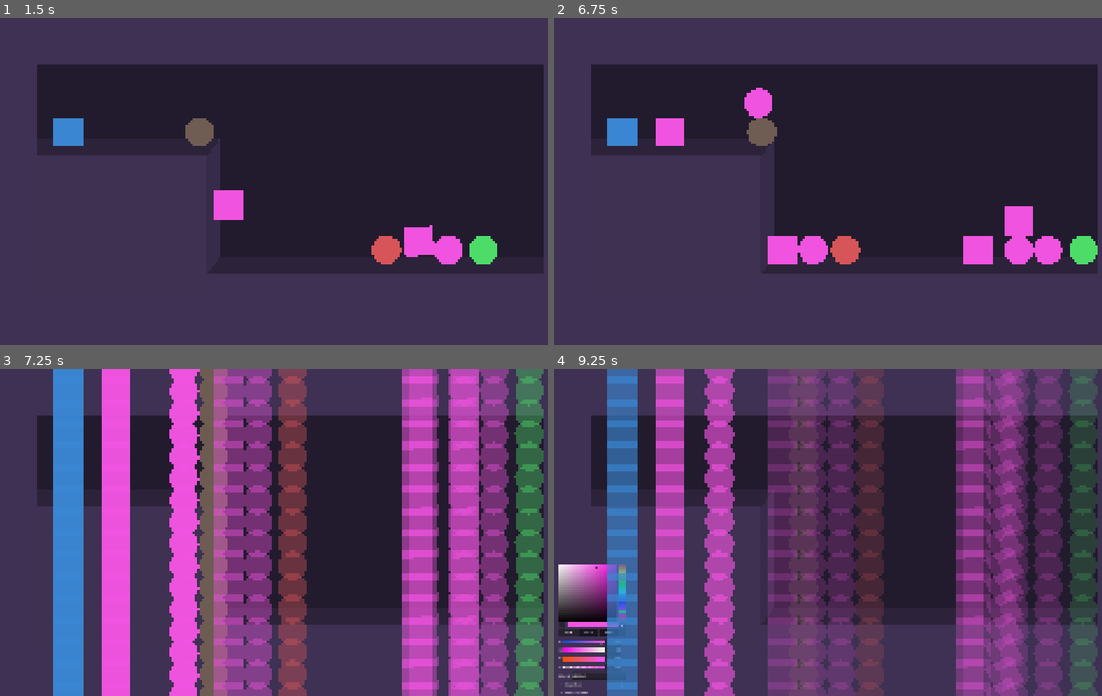
Above: before the commit, frames 1-4 (two rows, left to right).
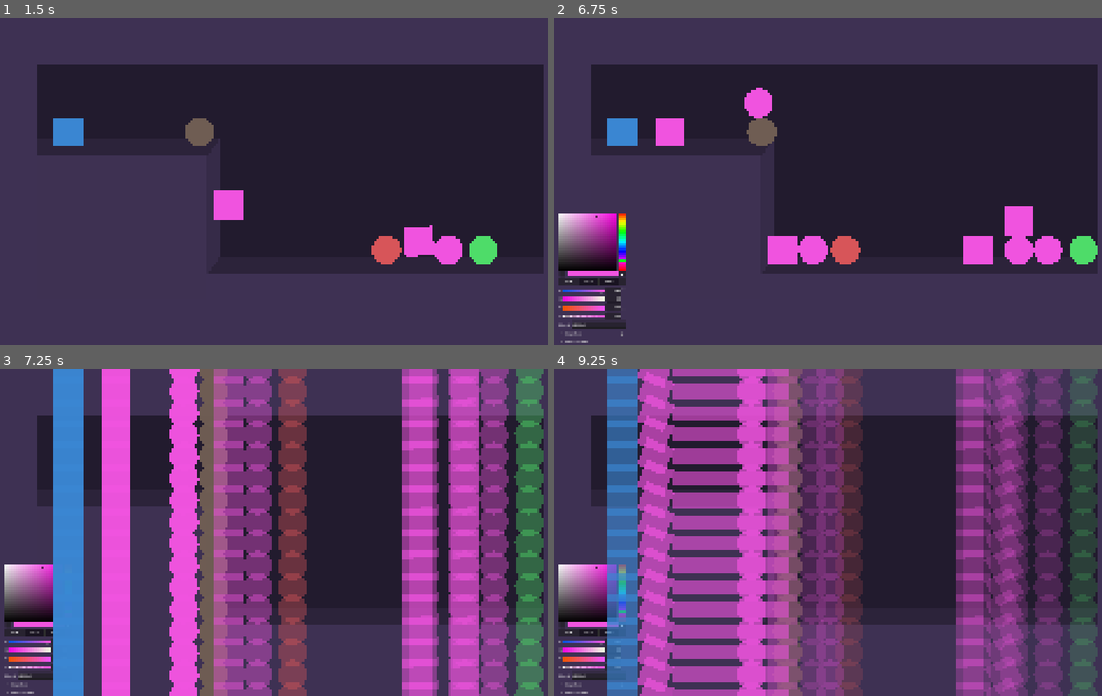
Above: after the commit, the same moments.

Repository: Z53-INCOMING/circular-present
Game: Godot game, scene res://world.tscn
The game is run twice, just before and just after one commit, with the same random seed, the same clock (stepped at 60 frames per second) and the same inputs.
Inputs (mouse positions are in pixels of both pictures, inside the frame that each line leads up to):
- Up to frame 1 (1.5 s): tap Enter (ui_accept) at 0.5, 0.77 s; move the mouse to (416, 165) at 0.52 s; hold Up (ui_up) 0.53-1.28 s; tap 2 (add_circle) at 0.6 s; click (416, 165) at 0.67 s; tap 3 (add_square) at 0.8, 1.35 s; move the mouse to (175, 197) at 1.27 s; hold Down (ui_down) from 1.28 s (still down); click (175, 197) at 1.42 s
- Up to frame 2 (6.75 s): tap Enter (ui_accept) at 1.52, 3.02, 3.77, 4.52, 5.75, 6.02 s; tap Mouse wheel down (scroll down) at 1.55, 2.1, 4.55, 5.1 s; move the mouse to (904, 109) at 2.02 s; release Down (ui_down) at 2.03 s; hold Up (ui_up) 2.03-3.53 s; click (904, 109) at 2.17 s; tap Mouse wheel up (scroll up) at 2.3, 2.85, 5.3, 5.85 s; move the mouse to (817, 246) at 2.77 s; click (817, 246) at 2.92 s; tap 2 (add_circle) at 3.05, 3.6, 6.05 s; move the mouse to (1019, 230) at 3.52 s; hold Down (ui_down) 3.53-5.78 s; click (1019, 230) at 3.67 s; tap 3 (add_square) at 3.8, 4.35 s; move the mouse to (669, 132) at 4.27 s; click (669, 132) at 4.42 s; move the mouse to (871, 181) at 5.02 s; click (871, 181) at 5.17 s; move the mouse to (756, 99) at 5.77 s; hold Up (ui_up) from 5.78 s (still down); click (756, 99) at 5.92 s; move the mouse to (970, 165) at 6.52 s; tap 0 (toggle_color_picker, bound only after the commit) at 6.6 s; click (970, 165) at 6.67 s
- Up to frame 3 (7.25 s): keep holding Up (ui_up); tap Enter (ui_accept) at 6.77 s; tap 3 (add_square) at 6.8 s
- Up to frame 4 (9.25 s): move the mouse to (729, 548) at 7.27 s; tap 4 (toggle_color_picker, bound only before the commit) at 7.35 s; click (729, 548) at 7.42 s; tap Enter (ui_accept) at 7.52, 9.02 s; tap Mouse wheel down (scroll down) at 7.55 s; move the mouse to (904, 460) at 8.02 s; release Up (ui_up) at 8.03 s; hold Down (ui_down) from 8.03 s (still down); tap 1 (toggle_sharp_fade) at 8.1 s; click (904, 460) at 8.17 s; tap Mouse wheel up (scroll up) at 8.3 s; move the mouse to (817, 597) at 8.77 s; tap Backspace at 8.85 s; click (817, 597) at 8.92 s; tap 2 (add_circle) at 9.05 s

Frame 1 is identical in both runs. In frame 2, 3.3% of the frame differs, in the area x 0-14%, y 59-100%; in frame 3, 2.3%; in frame 4, 28%, in the area x 15-61%, y 0-100%.

Commit message:
add pillar

Diff:
--- a/circular_present_object.gd
+++ b/circular_present_object.gd
@@ -2,6 +2,9 @@
 
 @onready var circular_object_scene := preload("res://circle.tscn")
 @onready var circular_visual_scene := preload("res://circle_visual.tscn")
+
+@onready var pillar_visual_scene := preload("res://pillar_visual.tscn")
+@onready var pillar_object_scene := preload("res://pillar.tscn")
 
 @onready var square_object_scene := preload("res://square.tscn")
 @onready var square_visual_scene := preload("res://square_visual.tscn")
@@ -35,6 +38,9 @@
 		1:
 			object_scene = square_object_scene
 			object_visual_scene = square_visual_scene
+		2:
+			object_scene = pillar_object_scene
+			object_visual_scene = pillar_visual_scene
 
 	for i in present_resolution:
 		var object: RigidBody2D = object_scene.instantiate()
--- /dev/null
+++ b/pillar.tscn
@@ -0,0 +1,14 @@
+[gd_scene load_steps=3 format=3 uid="uid://brx5q253r1cun"]
+
+[sub_resource type="PhysicsMaterial" id="PhysicsMaterial_s4roa"]
+friction = 0.83
+bounce = 0.14
+
+[sub_resource type="RectangleShape2D" id="RectangleShape2D_s4roa"]
+size = Vector2(512, 64)
+
+[node name="Pillar" type="RigidBody2D"]
+physics_material_override = SubResource("PhysicsMaterial_s4roa")
+
+[node name="Collider" type="CollisionShape2D" parent="."]
+shape = SubResource("RectangleShape2D_s4roa")
--- /dev/null
+++ b/pillar_visual.tscn
@@ -0,0 +1,4 @@
+[gd_scene format=3 uid="uid://cdx1lhmobtxuf"]
+
+[node name="PillarVisual" type="Polygon2D"]
+polygon = PackedVector2Array(-256, -32, 256, -32, 256, 32, -256, 32)
--- a/project.godot
+++ b/project.godot
@@ -39,9 +39,14 @@
 "events": [Object(InputEventKey,"resource_local_to_scene":false,"resource_name":"","device":-1,"window_id":0,"alt_press …(191 unchanged characters)…
 ]
 }
+add_pillar={
+"deadzone": 0.2,
+"events": [Object(InputEventKey,"resource_local_to_scene":false,"resource_name":"","device":-1,"window_id":0,"alt_pressed":false,"shift_pressed":false,"ctrl_pressed":false,"meta_pressed":false,"pressed":false,"keycode":0,"physical_keycode":52,"key_label":0,"unicode":52,"location":0,"echo":false,"script":null)
+]
+}
 toggle_color_picker={
 "deadzone": 0.2,
-"events": [Object(InputEventKey,"resource_local_to_scene":fa …(140 unchanged characters)… d":false,"keycode":0,"physical_keycode":52,"key_label":0,"unicode":52,"location":0,"echo":false,"script":null)
+"events": [Object(InputEventKey,"resource_local_to_scene":fa …(140 unchanged characters)… d":false,"keycode":0,"physical_keycode":48,"key_label":0,"unicode":48,"location":0,"echo":false,"script":null)
 ]
 }
 "scroll up"={
--- a/world.gd
+++ b/world.gd
@@ -25,33 +25,31 @@
 	if Input.is_action_pressed("ui_down"):
 		camera_u -= delta * 3.0
 	if Input.is_action_just_released("scroll up"):
-		camera_u += TAU / 12.0
+		camera_u += TAU / 16.0
 	if Input.is_action_just_released("scroll down"):
-		camera_u -= TAU / 12.0
+		camera_u -= TAU / 16.0
 	camera_u = wrapf(camera_u, 0.0, TAU)
 
 	if Input.is_action_just_pressed("toggle_color_picker"):
 		color_picker.visible = !color_picker.visible
 
 	if Input.is_action_just_pressed("add_circle"):
-		var object := circular_present_object_scene.instantiate()
-
-		object.color = color_picker.color
-		object.shape = 0
-		object.global_position = get_global_mouse_position()
-
-		add_child(object)
-
+		create_shape(0)
 	if Input.is_action_just_pressed("add_square"):
-		var object := circular_present_object_scene.instantiate()
-
-		object.color = color_picker.color
-		object.shape = 1
-		object.global_position = get_global_mouse_position()
-
-		add_child(object)
+		create_shape(1)
+	if Input.is_action_just_pressed("add_pillar"):
+		create_shape(2)
 
 	if Input.is_action_just_pressed("ui_accept"):
 		uy_flipped = !uy_flipped
 	if Input.is_action_just_pressed("toggle_sharp_fade"):
 		sharp_fade = !sharp_fade
+
+func create_shape(shape: int) -> void:
+	var object := circular_present_object_scene.instantiate()
+
+	object.color = color_picker.color
+	object.shape = shape
+	object.global_position = get_global_mouse_position()
+
+	add_child(object)
